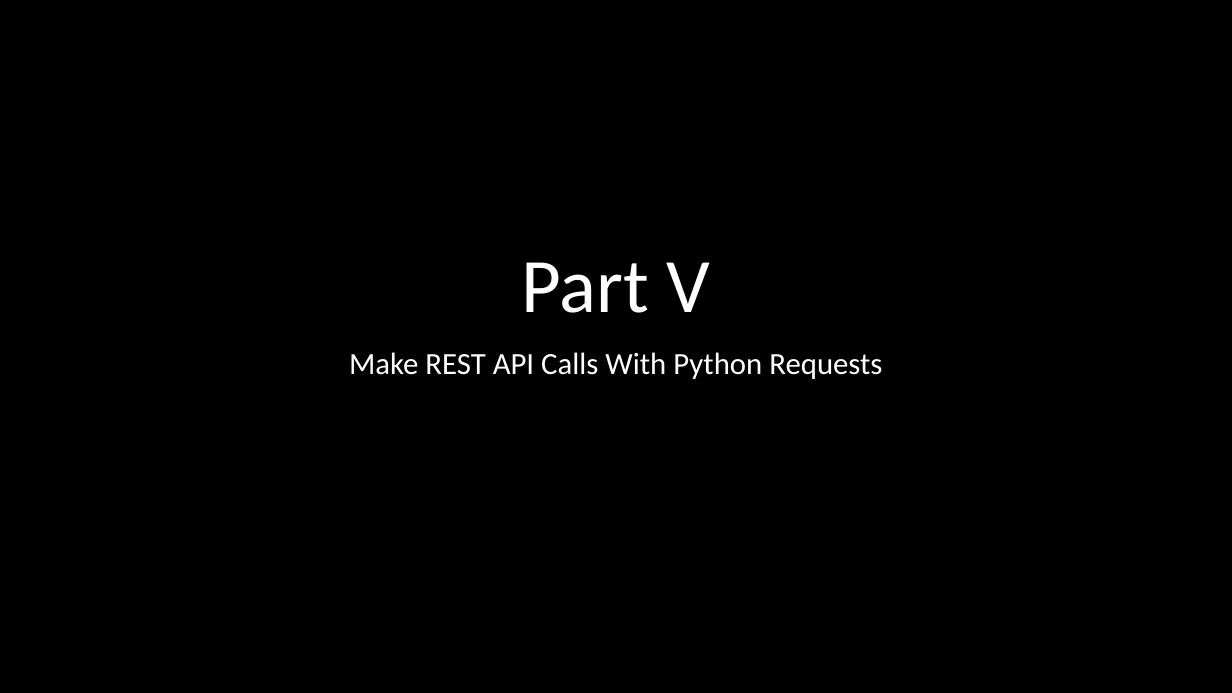
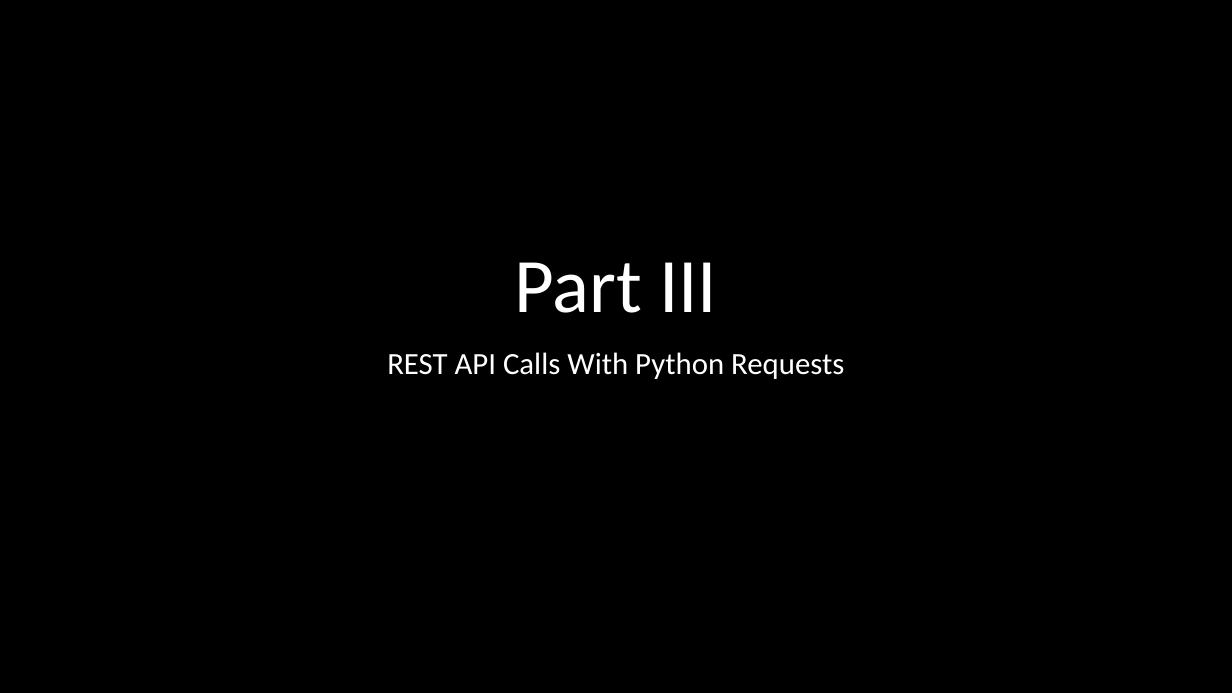
Before and after one commit to wwt/curl-requests-foundations, a slide deck: slide 8 of rest-api-http-foundations.pptx (slide 13 before the commit). Drawn at 1232x693 pixels with LibreOffice and Linux fonts; fonts in the diff are those of the drawing. Boxes give left, top, right and bottom in pixels: in the first picture for what was removed or moved away, otherwise in the second. Text is boxed around its words. In the diff, an @@ line names an element or a change of style, - is before the commit and + after.

```diff
--- a/rest-api-http-foundations.pptx
+++ b/rest-api-http-foundations.pptx
@@ title at (x1=514, y1=262, x2=717, y2=313): text changed @@
-Part V
+Part III
@@ subtitle at (x1=387, y1=352, x2=844, y2=379): text changed @@
-Make REST API Calls With Python Requests
+REST API Calls With Python Requests
```
Also in this commit, not shown: 8 other slides changed, 4 slides added, 1 slide removed.
